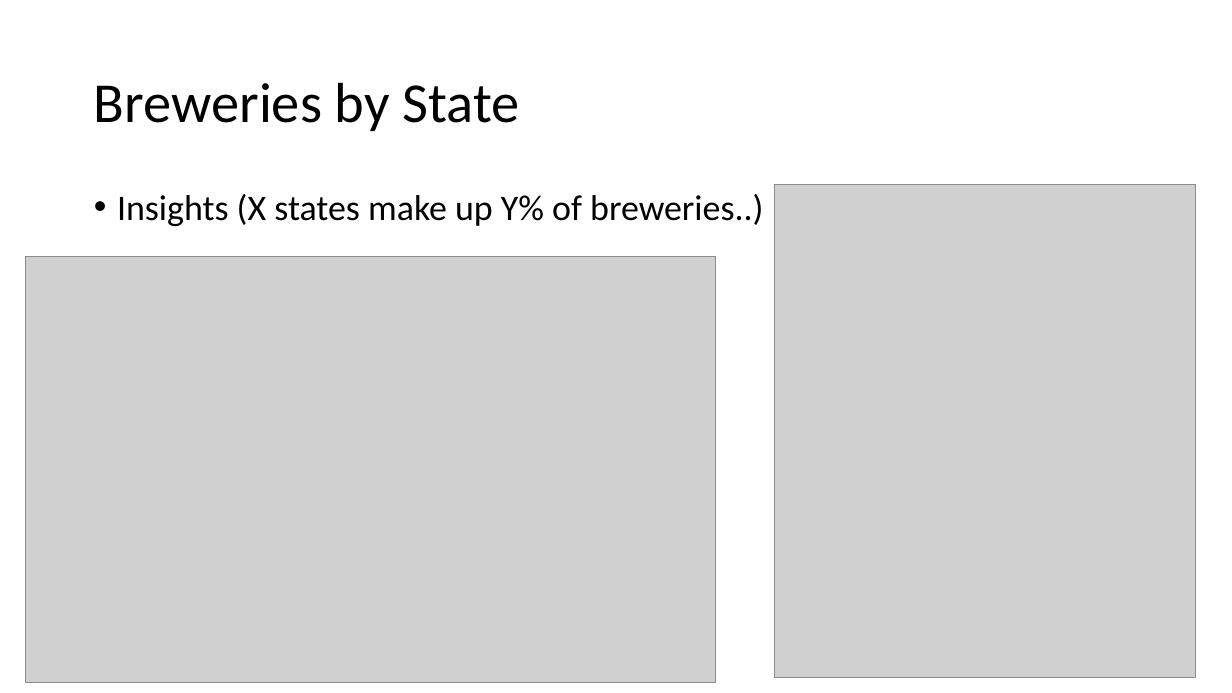
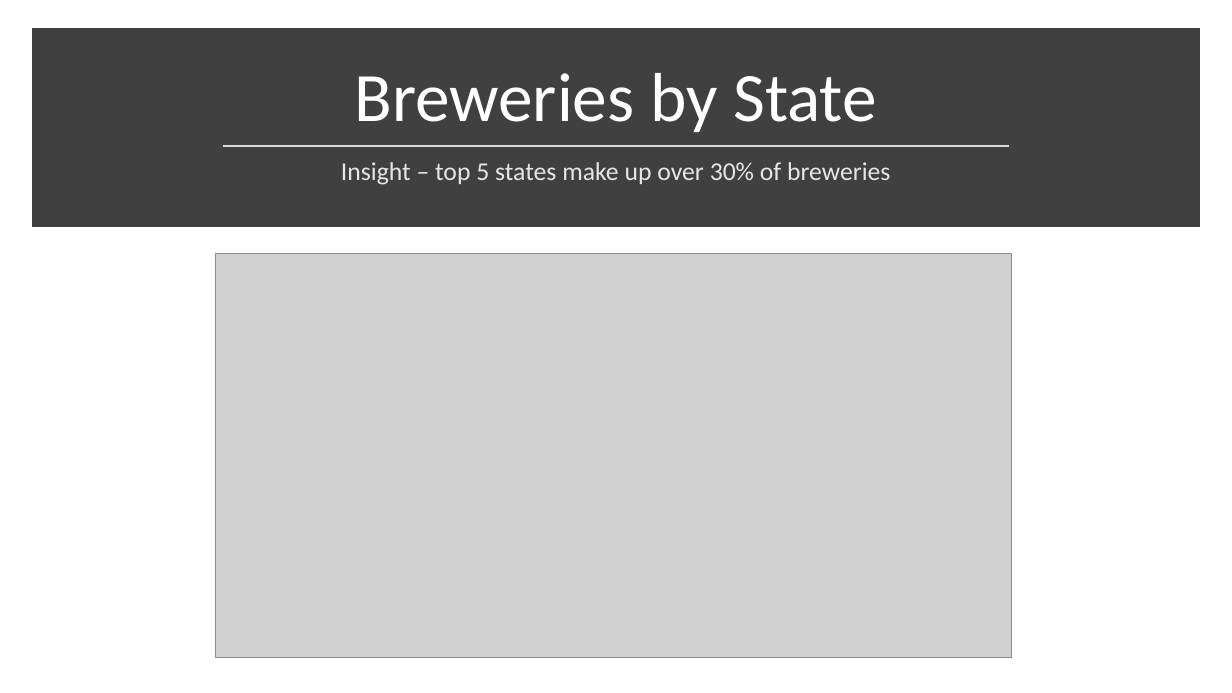
Before and after one commit to ericlaigaie/Case-Study-01, a slide deck: slide 2 of EDA_Presentation.pptx. Drawn at 1232x693 pixels with LibreOffice and Linux fonts; fonts in the diff are those of the drawing; grey boxes stand for pictures. Boxes give left, top, right and bottom in pixels: in the first picture for what was removed or moved away, otherwise in the second. Text is boxed around its words. In the diff, an @@ line names an element or a change of style, - is before the commit and + after.

```diff
--- a/EDA_Presentation.pptx
+++ b/EDA_Presentation.pptx
@@ rectangle added at (38, 35, 1194, 222), fill #404040, outline #404040 10 pt @@
@@ title "Breweries by State": place and size @@
-title "Breweries by State" at (94, 82, 520, 131)
+title "Breweries by State" at (355, 73, 877, 132)
@@ title "Breweries by State" at (355, 73, 877, 132): size 44 to 54 pt, text colour #000000 to #FFFFFF; alignment left to centre; vertical alignment middle to bottom @@
@@ line added from (224, 146) to (1009, 146), #D9D9D9 1.75 pt @@
@@ text added at (341, 162, 890, 185), 20 pt, text #E7E6E6 @@
+Insight – top 5 states make up over 30% of breweries
@@ text removed at (117, 194, 763, 226) @@
-• Insights (X states make up Y% of breweries..)
@@ picture removed at (775, 185, 1196, 678) @@
@@ picture removed at (26, 256, 716, 683) @@
@@ picture added at (215, 253, 1011, 657) @@
```
Also in this commit, not shown: 2 other slides changed, 2 slides added, 1 slide removed.
